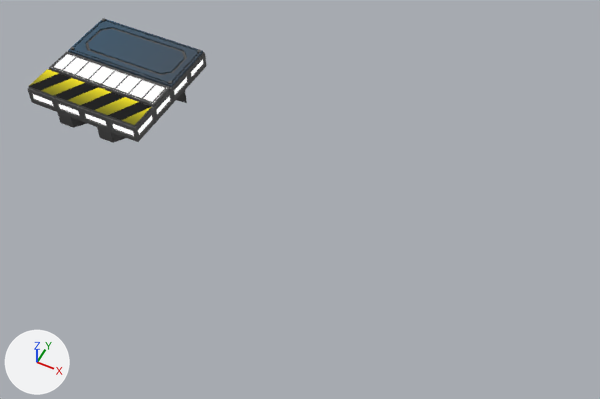
The FBX model TheLastEngineer/Assets/Art/AssetsFer/PisoBorde.fbx, before and after one commit.
The view is the same before and after, from a 50 mm camera at (10.09, -26.97, 4.23) aimed at (8.33, -23.44, -0.19). Arrows for +X, +Y and +Z are at lower left; the lights stay in place. Where no turn or scale is listed for an object, it has been applied to the vertices.

Objects in the first picture: 'PisoBordeCaida01'.
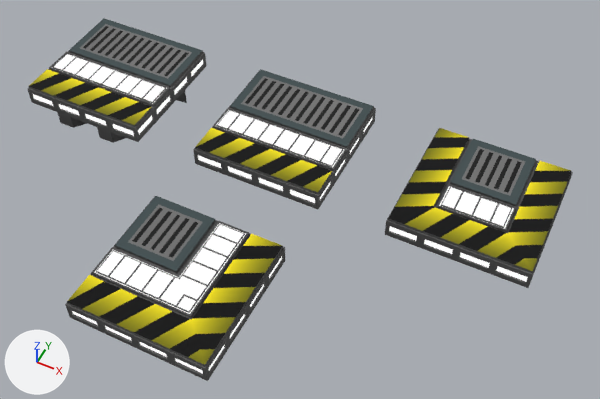
The newer file is also turned or shifted as a whole; pictures and numbers use the older file's frame.

The change, as a diff of the scene's bpy script:
```diff
--- a/TheLastEngineer/Assets/Art/AssetsFer/PisoBorde.fbx.py
+++ b/TheLastEngineer/Assets/Art/AssetsFer/PisoBorde.fbx.py
@@ me_mesh @@
-me_mesh.from_pydata(...)  # 498 vertices, 521 faces; spans x 0.0..1.0, y 0.0..1.0, z -0.643..0.03
+me_mesh.from_pydata(...)  # 434 vertices, 435 faces; spans x 0.0..1.0, y 0.0..1.0, z -0.643..0.02
+# me_mesh part 1
+# 159 vertices are removed from x 0.01..0.99, y 0.51..0.99, z 0.0..0.03
+# 182 faces are deleted
+# 6 vertices move from x 0.01..0.99, y 0.51..0.99, z 0.0..0.02 to x 0.016..0.984, y 0.5..0.992, z 0.0
+# 42 vertices are added at x 0.01..0.99, y 0.5..0.992, z 0.0..0.02
+# 5 new vertices lie (0.0, 0.0, 0.02) away from vertices in x 0.01..0.99, y 0.51..0.99, z 0.0..0.02
+# 24 new vertices lie (0.02, 0.02, 0.0) away from vertices in x 0.056..0.904, y 0.548..0.912, z 0.02
+# 12 new vertices lie (0.0, -0.324, 0.0) away from vertices in x 0.127..0.904, y 0.912, z 0.02
+# 12 new vertices lie (0.02, -0.02, 0.0) away from vertices in x 0.147..0.904, y 0.588..0.932, z 0.02
+# 2 new faces join them, mat_texturegradient (picture img_dehaht_png_001)
+# 94 new faces join them, mat_material__3 (picture img_dehaht_png)
 me_mesh.materials.append(mat_material__3)
-me_mesh.materials.append(mat_emissivedecoration)
 me_mesh.materials.append(mat_material__3)
@@ me_mesh @@
 me_mesh.materials.append(mat_emissivedecoration)
+me_mesh.materials.append(mat_emissivedecoration)
 me_mesh.materials.append(mat_texturegradient)
@@ ob_pisobordecaida03 @@
+ob_pisobordecaida03 = bpy.data.objects.new('PisoBordeCaida03', me_mesh_002)  # 484 vertices, 483 faces; spans x 0.0..1.0, y 0.0..1.0, z -0.143..0.02; in mat_material__3 (picture img_dehaht_png), mat_emissivedecoration (black #000000), mat_material__3 (picture img_dehaht_png), mat_material__3 (picture img_dehaht_png), mat_emissivedecoration (black #000000), mat_texturegradient (picture img_dehaht_png_001)
+ob_pisobordecaida03.location = (9.0, -23.5, 0.0)
@@ ob_pisobordecaida02 @@
+ob_pisobordecaida02 = bpy.data.objects.new('PisoBordeCaida02', me_mesh_001)  # 418 vertices, 415 faces; spans x 0.0..1.0, y 0.0..1.0, z -0.143..0.02; in mat_material__3 (picture img_dehaht_png), mat_emissivedecoration (black #000000), mat_material__3 (picture img_dehaht_png), mat_material__3 (picture img_dehaht_png), mat_emissivedecoration (black #000000), mat_texturegradient (picture img_dehaht_png_001)
+ob_pisobordecaida02.location = (7.5, -23.5, 0.0)
@@ ob_pisobordecaida04 @@
+ob_pisobordecaida04 = bpy.data.objects.new('PisoBordeCaida04', me_mesh_003)  # 433 vertices, 843 faces; spans x 0.0..1.0, y 0.0..1.0, z -0.143..0.02; in mat_material__3 (picture img_dehaht_png), mat_emissivedecoration (black #000000), mat_material__3 (picture img_dehaht_png), mat_material__3 (picture img_dehaht_png), mat_emissivedecoration (black #000000), mat_texturegradient (picture img_dehaht_png_001)
+ob_pisobordecaida04.location = (7.5, -25.0, 0.0)
```

Location of each change, [x1, y1, x2, y2] in pixels of the pictures (600 x 399 px):
'PisoBordeCaida04', added
    after: [65, 196, 285, 381]
    faces in mat_material__3 (picture img_dehaht_png): [90, 221, 251, 319]
    faces in mat_emissivedecoration (black #000000): [72, 223, 282, 374]
'PisoBordeCaida03', added
    after: [385, 128, 573, 288]
    faces in mat_material__3 (picture img_dehaht_png): [435, 184, 517, 233]
    faces in mat_emissivedecoration (black #000000): [389, 186, 528, 282]
'PisoBordeCaida02', added
    after: [193, 69, 376, 209]
    faces in mat_material__3 (picture img_dehaht_png): [212, 107, 348, 172]
    faces in mat_emissivedecoration (black #000000): [198, 110, 372, 203]
part 1 of me_mesh, cut back
    both: [68, 18, 205, 89]
